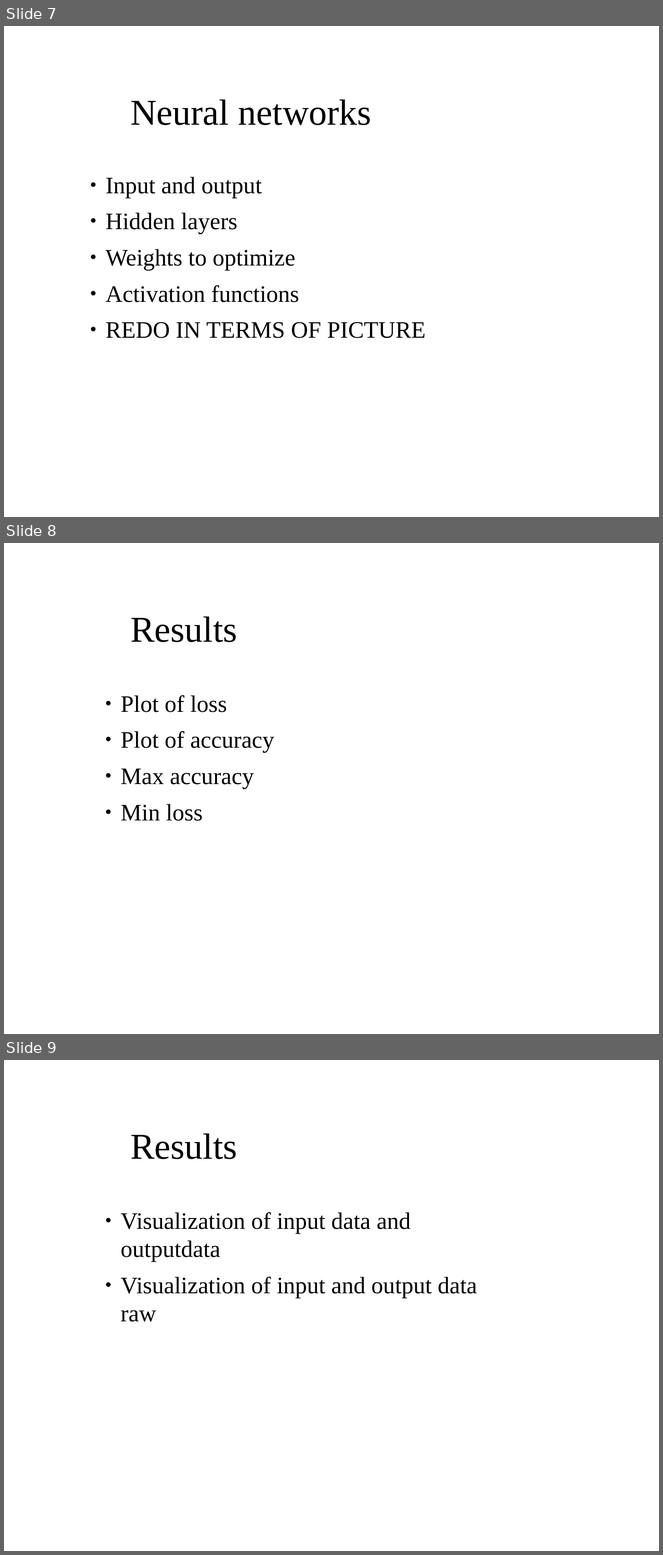
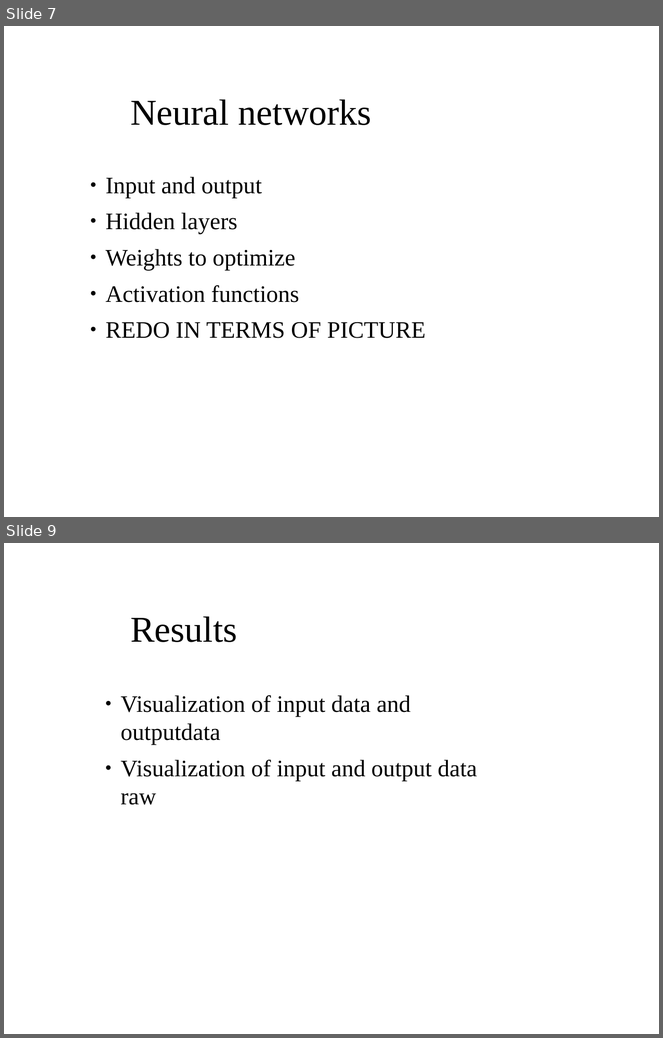
Before and after one commit to aaaaarvi/Projektarbete17, a slide deck: presentation/presentation.odp. Shown one above the other, each under a label of ours: slides 7, 8 and 9 before the commit, slides 7 and 9 after it; the slides between them are not shown. The pictures are 663x1555 and 663x1038 pixels, drawn with LibreOffice and Linux fonts; fonts in the diff are those of the drawing; background and template pictures are left out. Boxes give left, top, right and bottom in pixels: in the first picture for what was removed or moved away, otherwise in the second. Text is boxed around its words. In the diff, an @@ line names an element or a change of style, - is before the commit and + after.

```diff
--- a/presentation/presentation.odp
+++ b/presentation/presentation.odp
@@ slide 8 removed at box(4, 543, 659, 1034), background picture (left out) @@
@@ title removed at box(130, 616, 237, 642) @@
-Results
@@ text removed at box(120, 695, 274, 821) @@
-● Plot of loss
-● Plot of accuracy
-● Max accuracy
-● Min loss
```
Also in this commit, not shown: 1 slide added, 1 other file.
